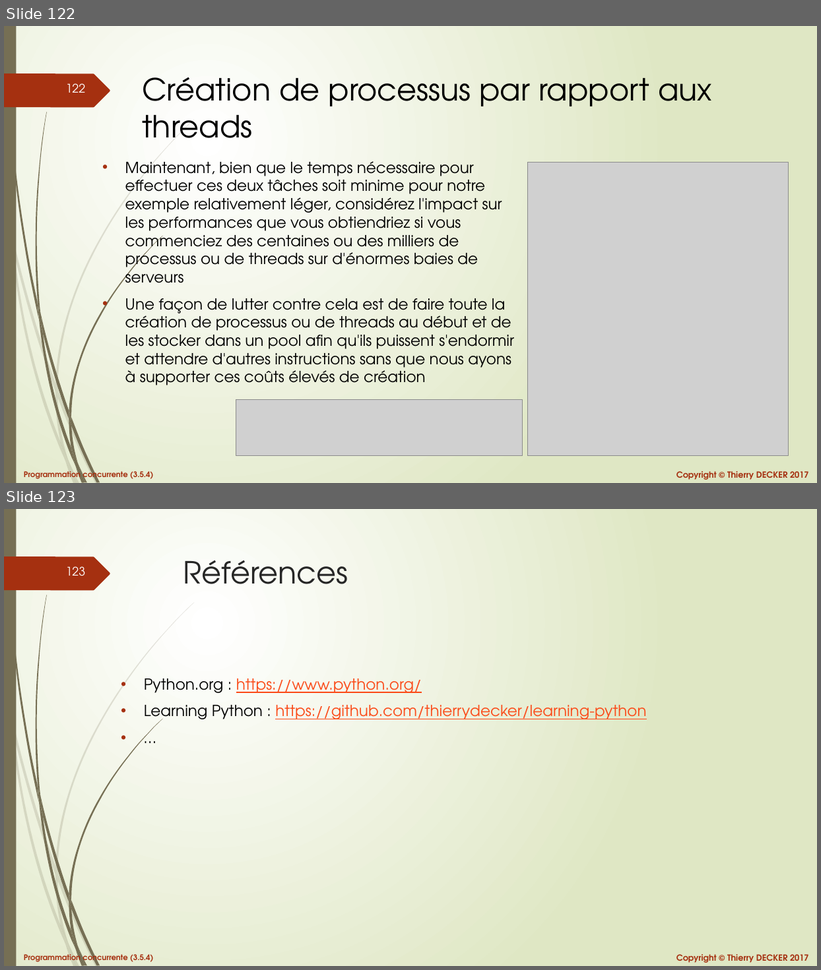
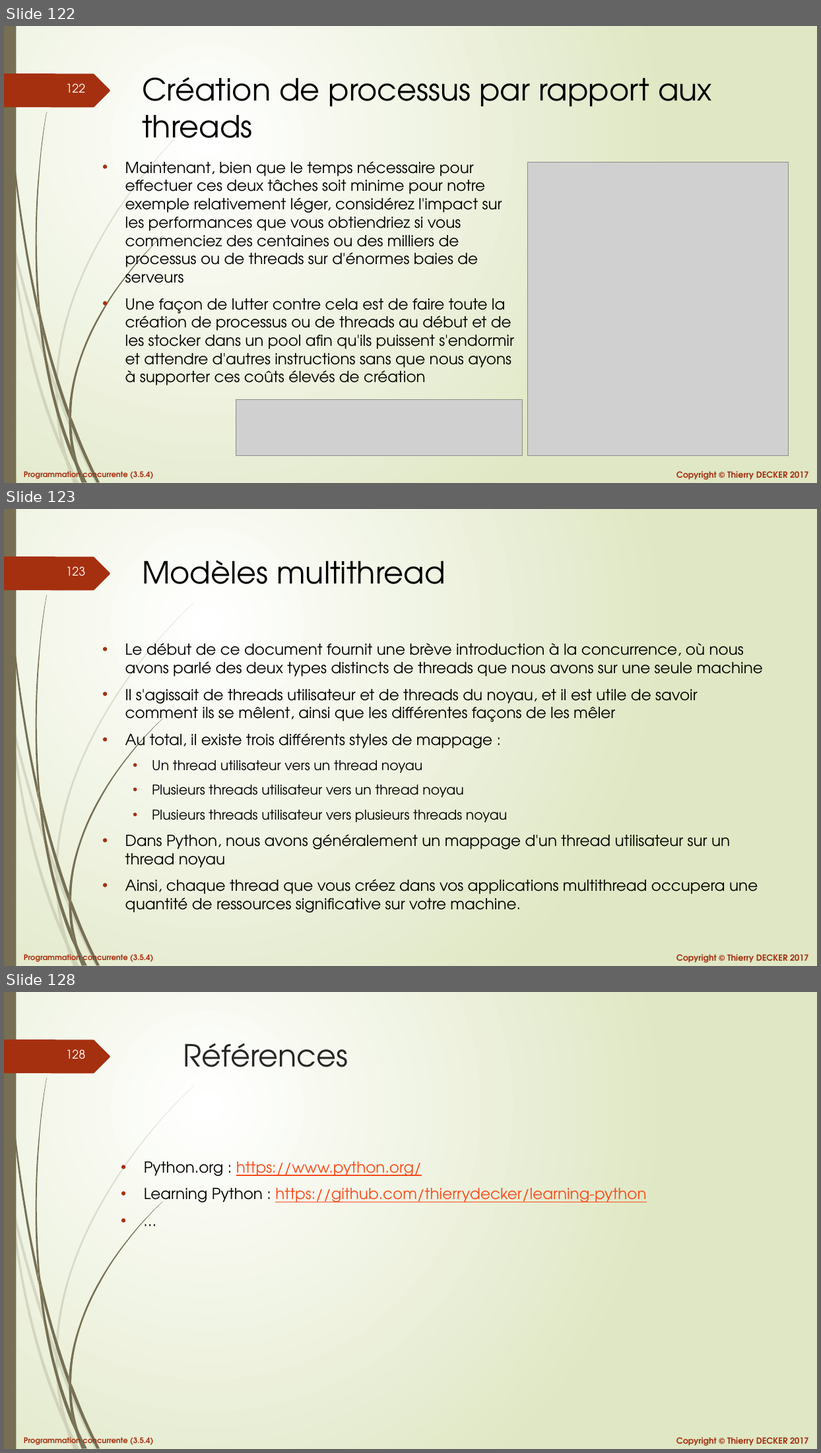
Before and after one commit to VikmanTheRacoon/learning-python, a slide deck: documentations/python-103.pptx. Shown one above the other, each under a label of ours: slides 122 and 123 before the commit, slides 122, 123 and 128 after it; the slides between them are not shown. The pictures are 821x970 and 821x1453 pixels, drawn with LibreOffice and Linux fonts; fonts in the diff are those of the drawing; grey boxes stand for pictures. Boxes give left, top, right and bottom in pixels: in the first picture for what was removed or moved away, otherwise in the second. Text is boxed around its words. In the diff, an @@ line names an element or a change of style, - is before the commit and + after.

Commit message:
Updated documentations

```diff
--- a/documentations/python-103.pptx
+++ b/documentations/python-103.pptx
@@ slide 123 added at [4, 509, 817, 966], background gradient #FFFFFF to #DFE8C4; not listed: 27 template elements that a slide beside it also shows @@
@@ title added at [142, 560, 446, 584], 36 pt, text #000000 @@
+Modèles multithread
@@ text added at [125, 643, 763, 913], 18 pt, text #000000 @@
+• Le début de ce document fournit une brève introduction à la concurrence, où nous avons parlé des deux types distincts de threads que nous avons sur une seule machine
+• Il s'agissait de threads utilisateur et de threads du noyau, et il est utile de savoir comment ils se mêlent, ainsi que les différentes façons de les mêler
+• Au total, il existe trois différents styles de mappage :
+  • Un thread utilisateur vers un thread noyau
+  • Plusieurs threads utilisateur vers un thread noyau
+  • Plusieurs threads utilisateur vers plusieurs threads noyau
+• Dans Python, nous avons généralement un mappage d'un thread utilisateur sur un thread noyau
+• Ainsi, chaque thread que vous créez dans vos applications multithread occupera une quantité de ressources significative sur votre machine.
@@ what was slide 123 is now slide 128 @@
@@ page number at [66, 1049, 86, 1059]: text changed @@
-123
+128
```
Also in this commit, not shown: 4 other slides added, 1 other file.
